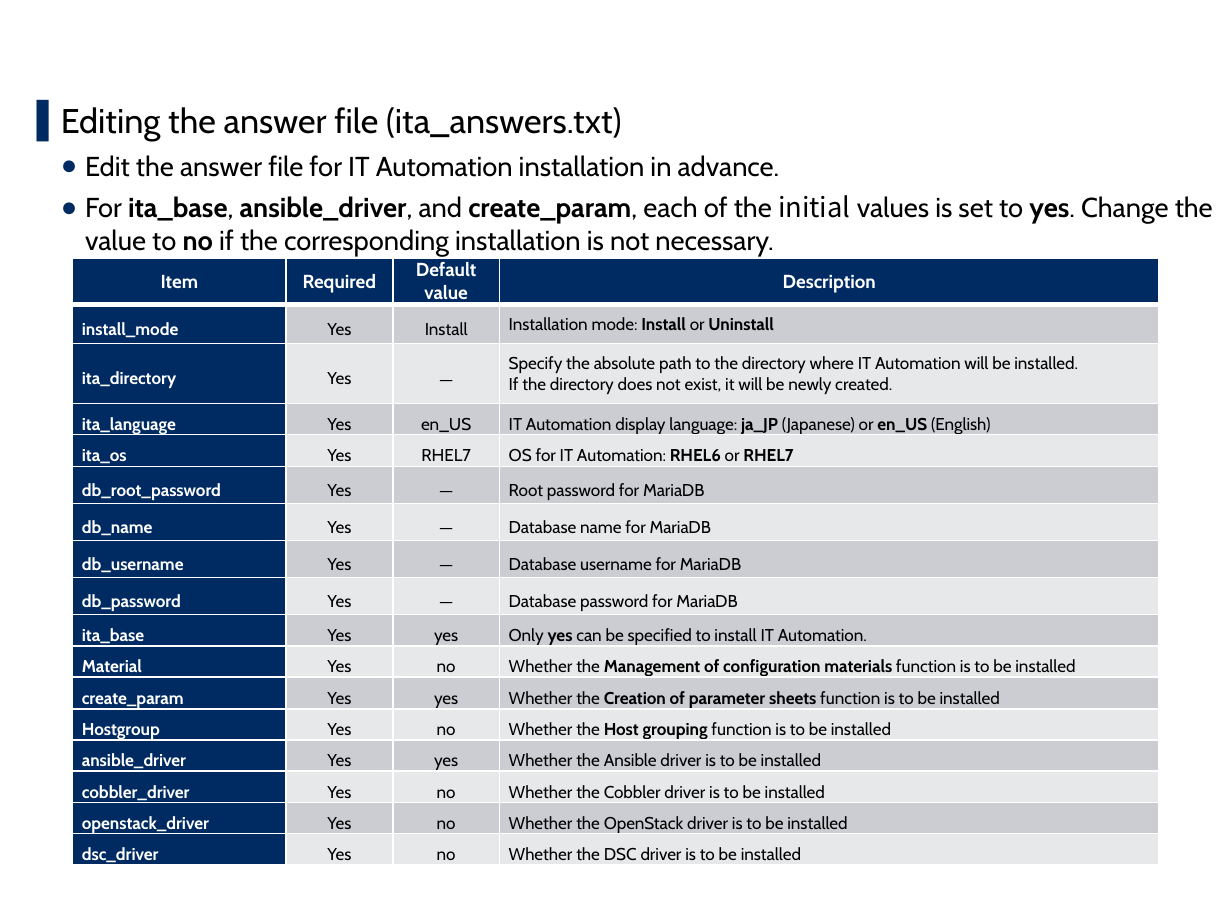
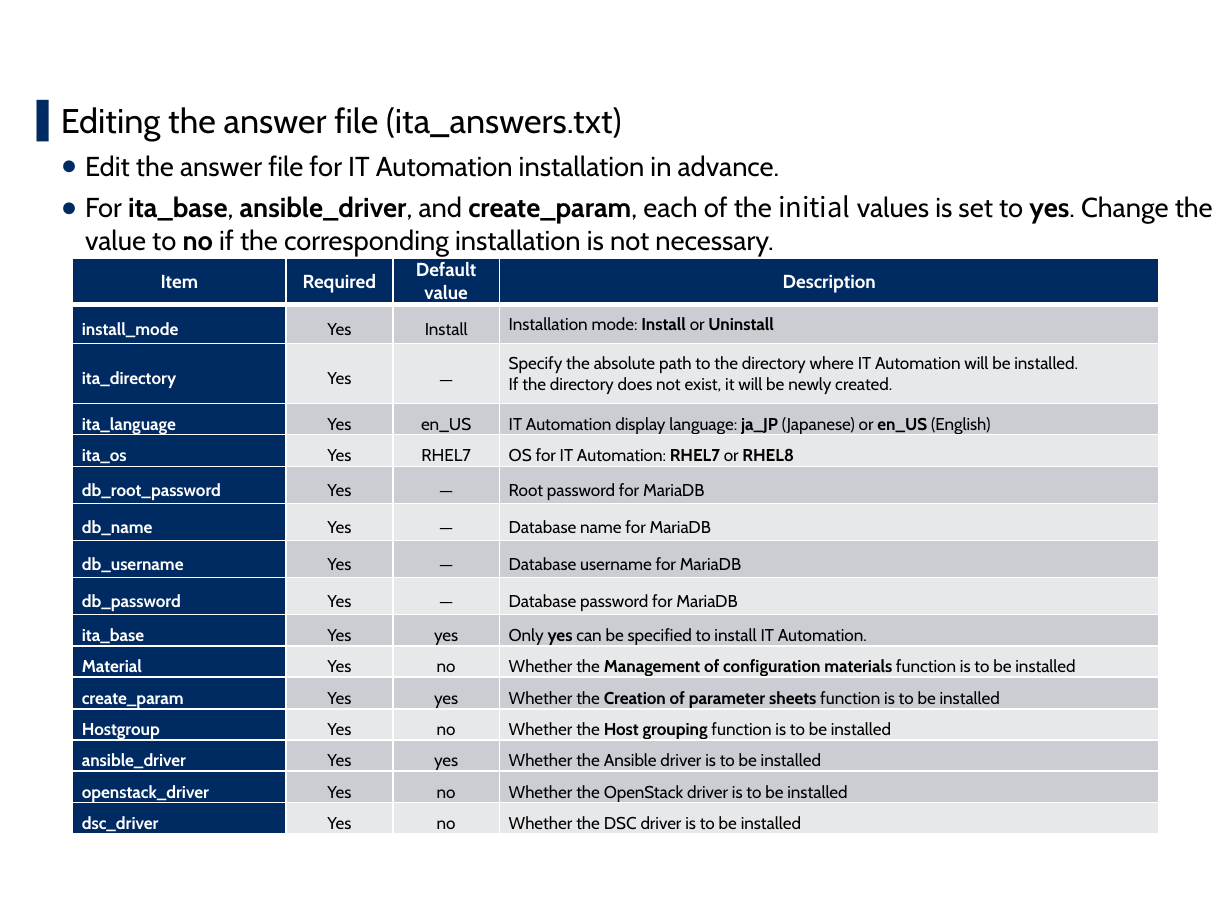
Before and after one commit to exastro-suite/it-automation-docs, a slide deck: slide 16 of asset/Learn/ITA-online-install_en.pptx. Drawn at 1232x924 pixels with LibreOffice and Linux fonts; fonts in the diff are those of the drawing; background and template pictures are left out. Boxes give left, top, right and bottom in pixels: in the first picture for what was removed or moved away, otherwise in the second. Text is boxed around its words. In the diff, an @@ line names an element or a change of style, - is before the commit and + after.

```diff
--- a/asset/Learn/ITA-online-install_en.pptx
+++ b/asset/Learn/ITA-online-install_en.pptx
@@ table at bbox=[73, 259, 1161, 838] @@
-row 5, column 4: OS for IT Automation: RHEL6 or RHEL7
+row 5, column 4: OS for IT Automation: RHEL7 or RHEL8
-row 15: cobbler_driver | Yes | no | Whether the Cobbler driver is to be installed
```
Also in this commit, not shown: 12 other slides changed.
